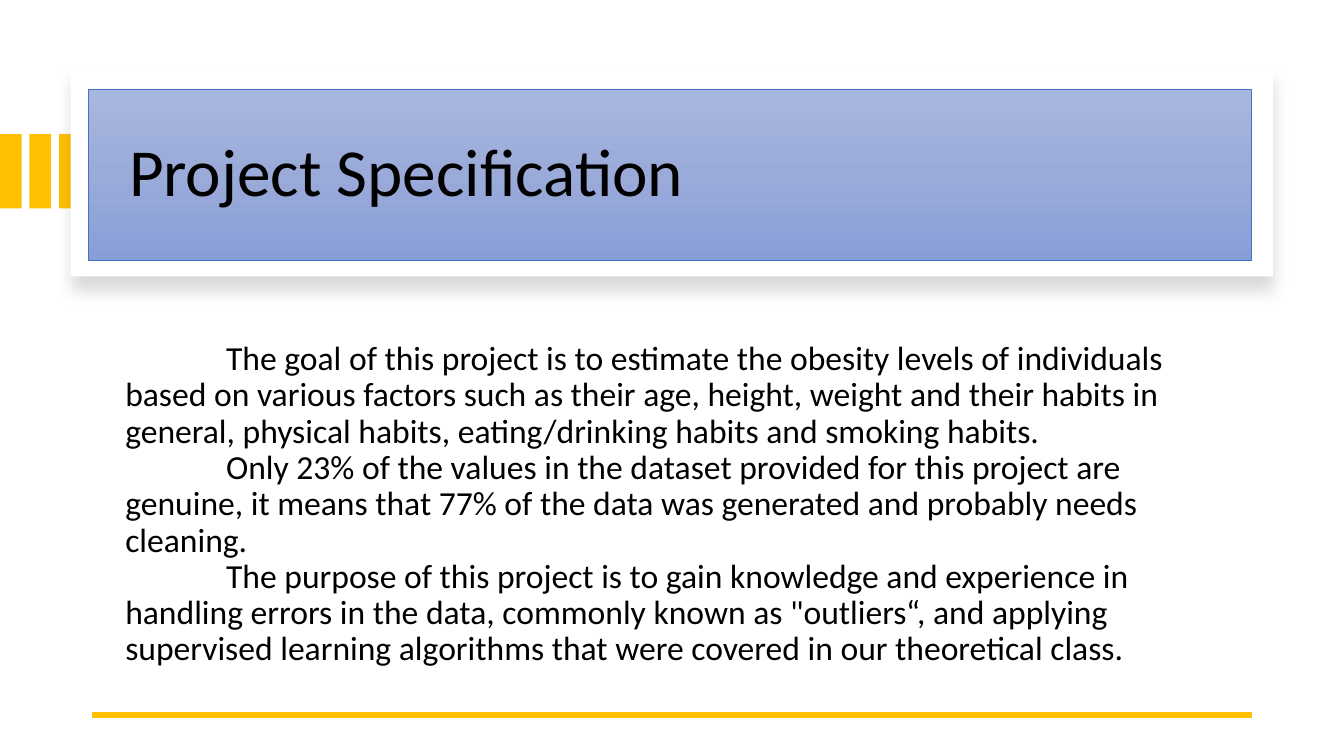
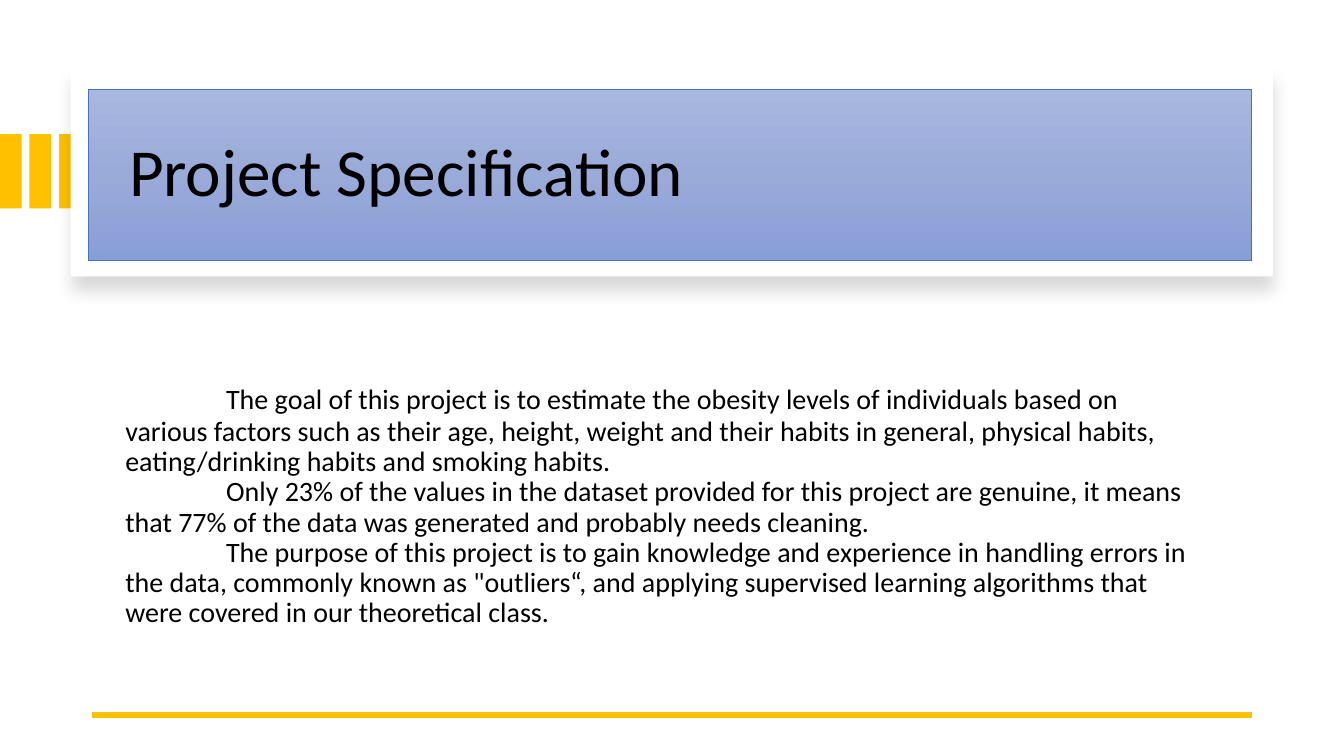
Before and after one commit to Eduardoramos123/IA_Projeto2, a slide deck: slide 2 of docs/checkpoint.pptx. Drawn at 1344x756 pixels with LibreOffice and Linux fonts; fonts in the diff are those of the drawing. Boxes give left, top, right and bottom in pixels: in the first picture for what was removed or moved away, otherwise in the second. Text is boxed around its words. In the diff, an @@ line names an element or a change of style, - is before the commit and + after.

```diff
--- a/docs/checkpoint.pptx
+++ b/docs/checkpoint.pptx
@@ text "The goal of this project ..." at (125, 389, 1185, 623): size 24 to 20 pt @@
```
Also in this commit, not shown: 2 other slides changed, 6 slides added, 2 slides removed, 2 other files.
